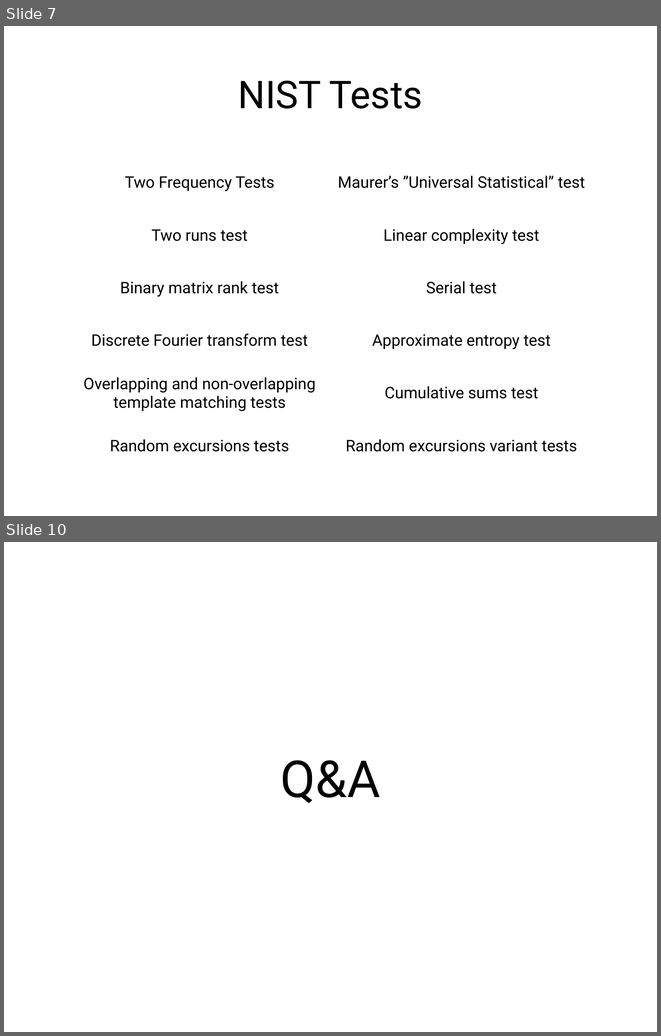
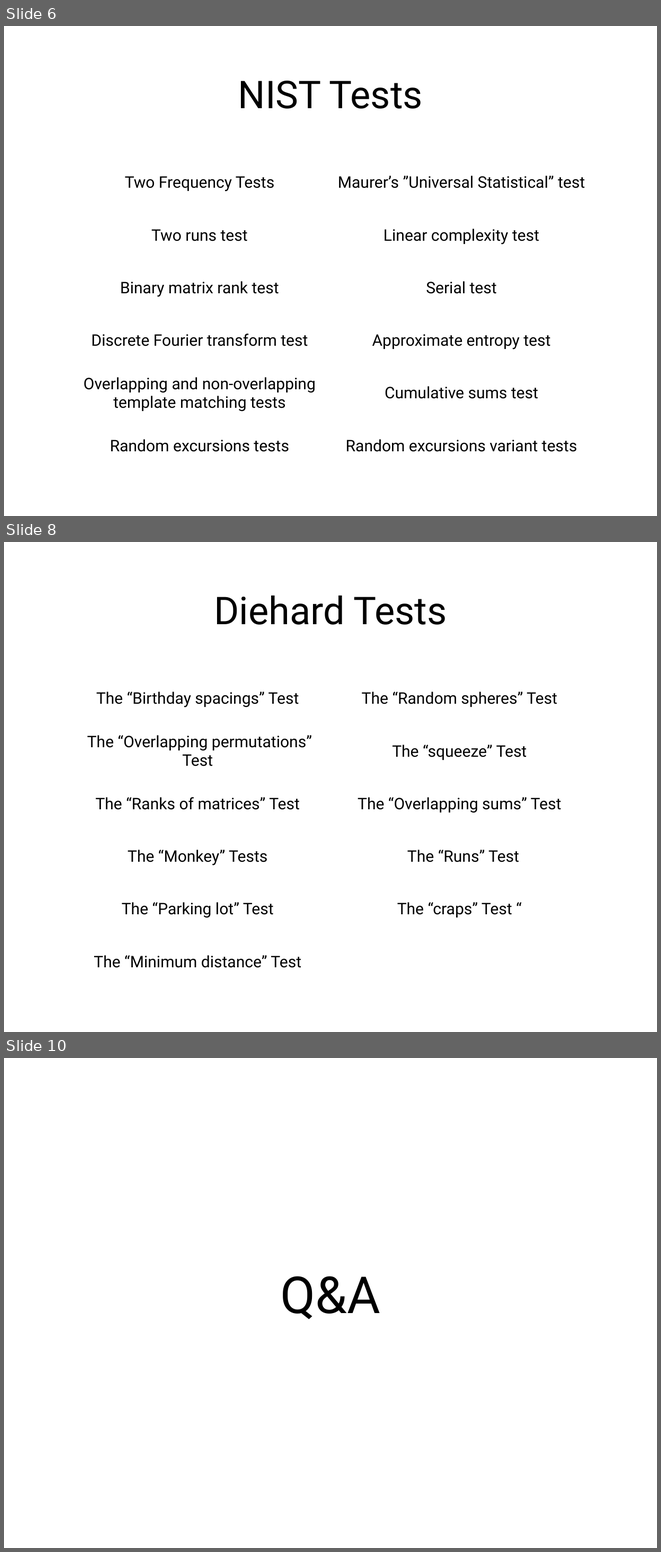
Before and after one commit to drake-smu/MainFrame_7349, a slide deck: reports/presentation.pptx. Shown one above the other, each under a label of ours: slides 7 and 10 before the commit, slides 6, 8 and 10 after it; the slides between them are not shown. The pictures are 661x1036 and 661x1552 pixels, drawn with LibreOffice and Linux fonts; fonts in the diff are those of the drawing. Boxes give left, top, right and bottom in pixels: in the first picture for what was removed or moved away, otherwise in the second. Text is boxed around its words. In the diff, an @@ line names an element or a change of style, - is before the commit and + after.

```diff
--- a/reports/presentation.pptx
+++ b/reports/presentation.pptx
@@ slide 8 added at bbox=[4, 542, 657, 1032], background #FFFFFF @@
@@ title added at bbox=[214, 596, 447, 625], 60 pt, text #000000 @@
+Diehard Tests
@@ table added at bbox=[69, 672, 592, 988], 6 rows, 2 columns @@
+The “Birthday spacings” Test | The “Random spheres” Test
+The “Overlapping permutations” Test | The “squeeze” Test
+The “Ranks of matrices” Test | The “Overlapping sums” Test
+The “Monkey” Tests | The “Runs” Test
+The “Parking lot” Test | The “craps” Test “
+The “Minimum distance” Test | 
@@ what was slide 7 is now slide 6 @@
```
Also in this commit, not shown: 3 slides changed, 2 other slides added, 3 slides removed.
